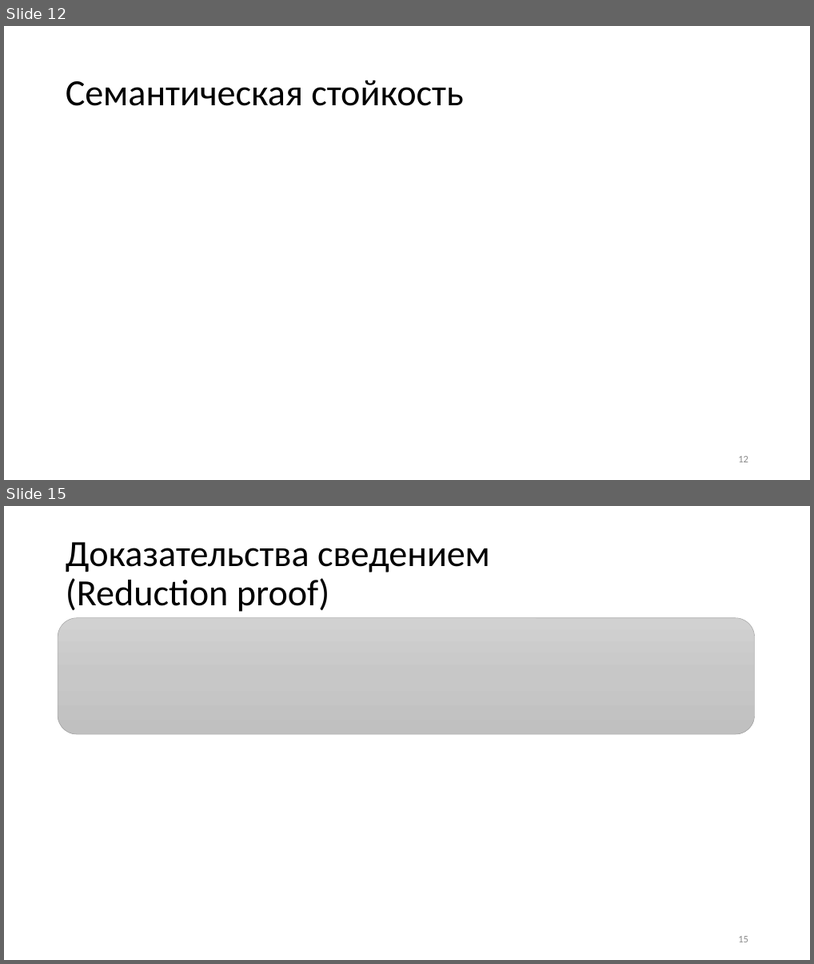
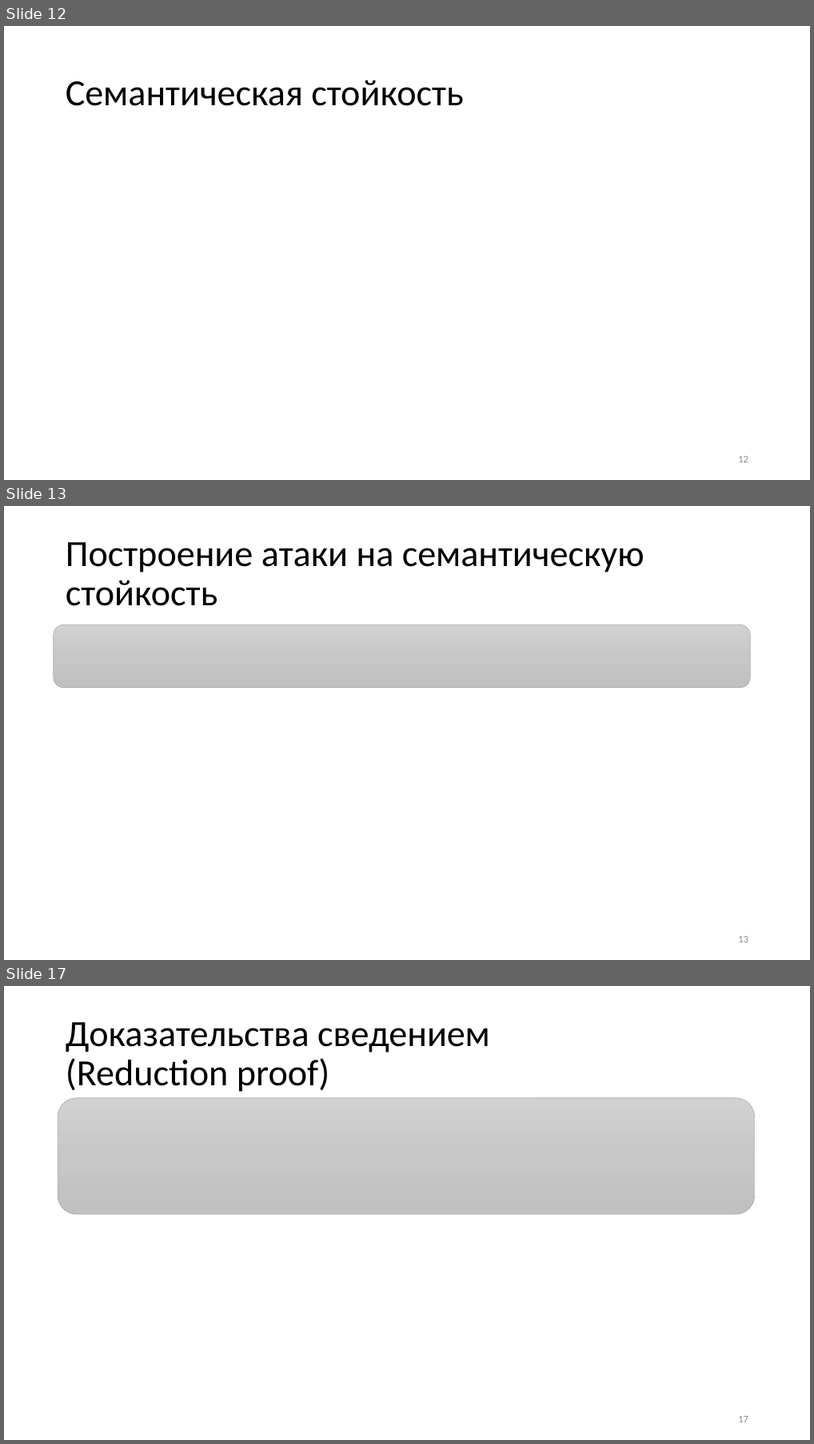
Before and after one commit to CryptoCourse/CryptoLectures, a slide deck: Lectures/Lecture1-b.pptx. Shown one above the other, each under a label of ours: slides 12 and 15 before the commit, slides 12, 13 and 17 after it; the slides between them are not shown. The pictures are 814x964 and 814x1444 pixels, drawn with LibreOffice and Linux fonts; fonts in the diff are those of the drawing; grey boxes stand for pictures. Boxes give left, top, right and bottom in pixels: in the first picture for what was removed or moved away, otherwise in the second. Text is boxed around its words. In the diff, an @@ line names an element or a change of style, - is before the commit and + after.

```diff
--- a/Lectures/Lecture1-b.pptx
+++ b/Lectures/Lecture1-b.pptx
@@ slide 13 added at <box>4,506,810,960</box>, background #FFFFFF @@
@@ title added at <box>66,542,645,606</box>, 44 pt, text #000000 @@
+Построение атаки на семантическую стойкость
@@ rounded rectangle added at <box>54,624,751,688</box>, fill gradient #D2D2D2 to #C8C8C8 to #C0C0C0, outline #A5A5A5 0.5 pt @@
@@ page number added at <box>738,936,749,942</box>, 12 pt, text #8C8C8C @@
+13
@@ what was slide 15 is now slide 17 @@
@@ page number at <box>738,1416,749,1422</box>: text changed @@
-15
+17
```
Also in this commit, not shown: 4 slides changed, 1 other slide added.
